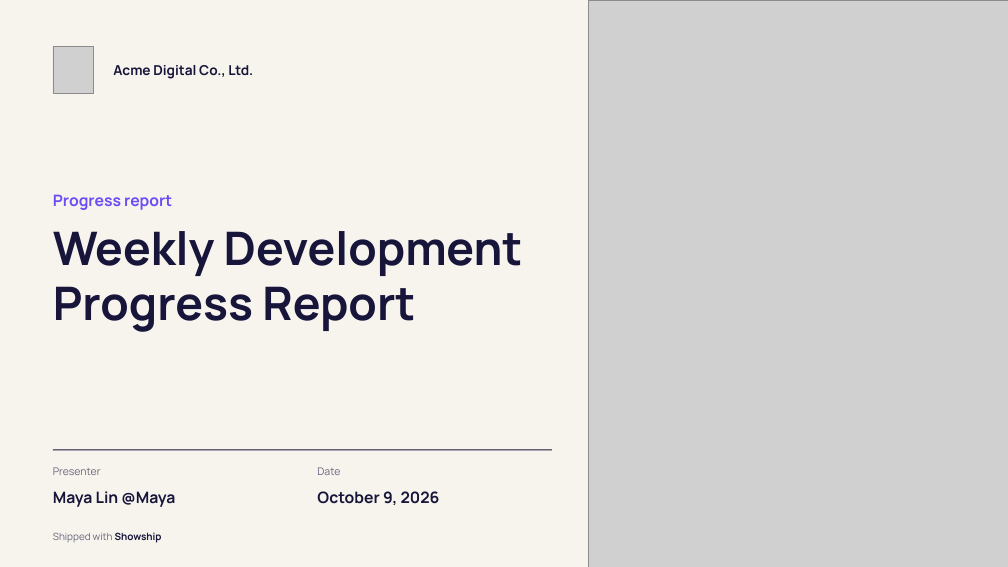
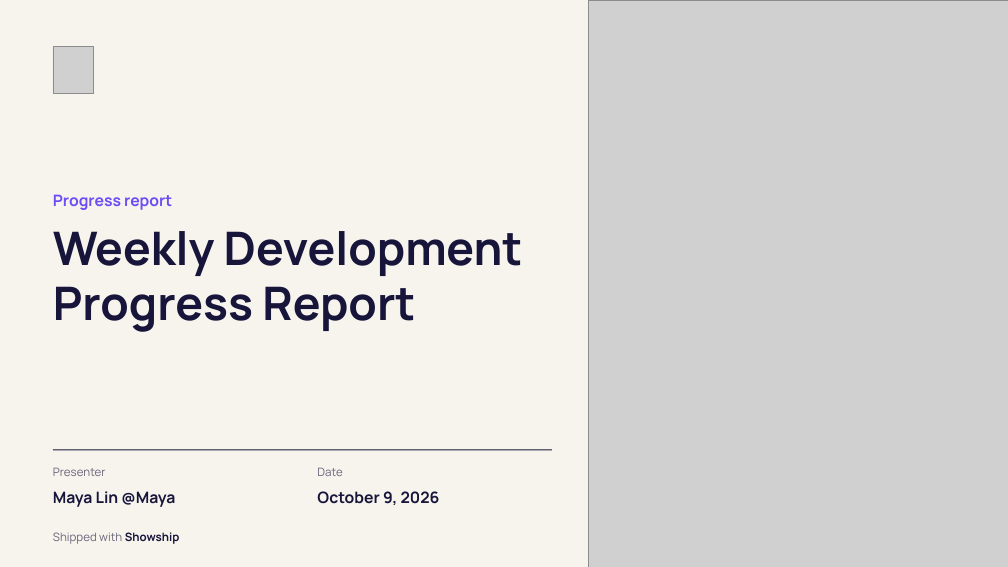
Before and after one commit to Soe-Moe/showship, a slide deck: slide 1 of docs/example-deck-paper.pptx. Drawn at 1008x567 pixels with LibreOffice and Linux fonts; fonts in the diff are those of the drawing; grey boxes stand for pictures. Boxes give left, top, right and bottom in pixels: in the first picture for what was removed or moved away, otherwise in the second. Text is boxed around its words. In the diff, an @@ line names an element or a change of style, - is before the commit and + after.

Commit message:
0.1.0-beta.10: deck layout checks, design rules, refreshed previews
- check_deck.js renders the deck and flags text near the edges or colliding
- lint_report.js enforces per-field text length limits
- design_rules.md: design rules for templates and decks
- timeline edge overflow, hollow attention cards, small text, tracked uppercase labels fixed
- make_previews.js regenerates docs images and example decks

```diff
--- a/docs/example-deck-paper.pptx
+++ b/docs/example-deck-paper.pptx
@@ text removed at <box>113,65,253,79</box> @@
-Acme Digital Co., Ltd.
@@ text "Presenter" at <box>53,467,106,476</box>: size 10 to 11 pt @@
@@ text "Date" at <box>317,467,342,476</box>: size 10 to 11 pt @@
@@ text "Shipped with Showship" at <box>53,532,180,544</box>: size 9.5 to 11 pt @@
```
Also in this commit, not shown: 10 other slides changed, 30 other files.
